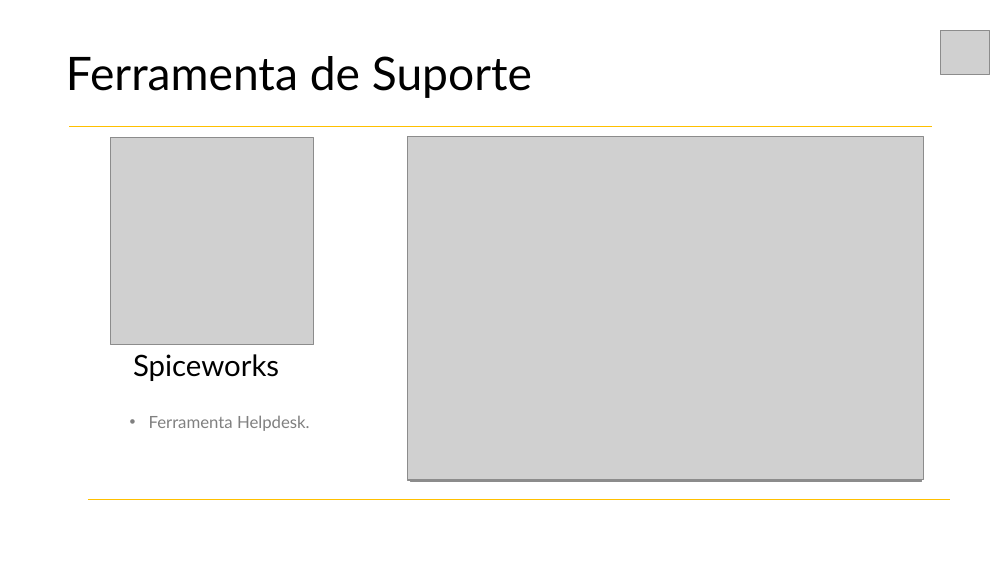
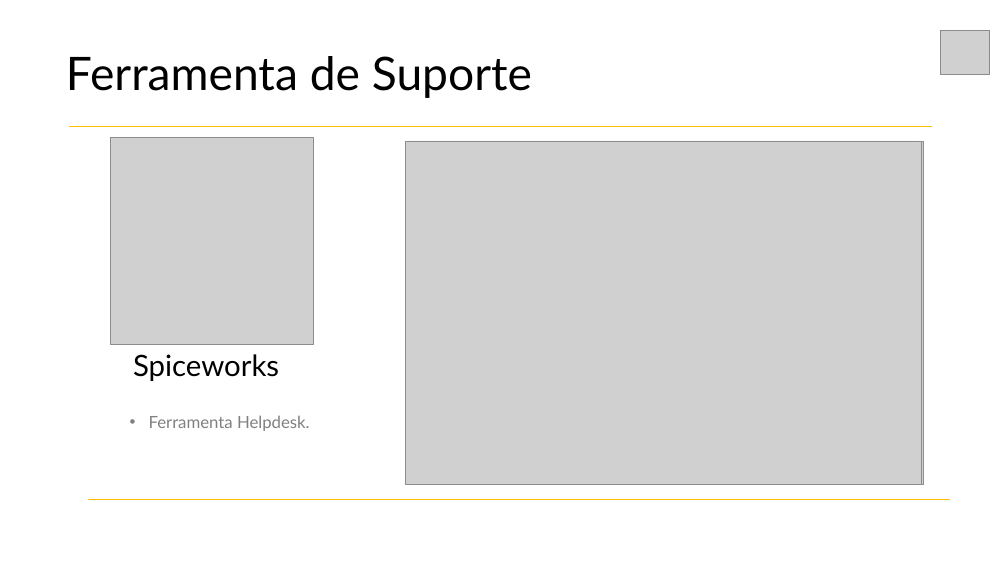
Before and after one commit to larissaSousa1998/segunda-sprint, a slide deck: slide 18 of Documentacao/Sobre o projeto/Apresentação Synergy.pptx. Drawn at 1008x567 pixels with LibreOffice and Linux fonts; fonts in the diff are those of the drawing; grey boxes stand for pictures. Boxes give left, top, right and bottom in pixels: in the first picture for what was removed or moved away, otherwise in the second. Text is boxed around its words. In the diff, an @@ line names an element or a change of style, - is before the commit and + after.

```diff
--- a/Documentacao/Sobre o projeto/Apresentação Synergy.pptx
+++ b/Documentacao/Sobre o projeto/Apresentação Synergy.pptx
@@ picture: place and size @@
-picture at bbox=[408, 137, 924, 479]
+picture at bbox=[405, 142, 922, 485]
@@ picture: place and size @@
-picture at bbox=[408, 138, 922, 481]
+picture at bbox=[408, 142, 922, 485]
@@ picture: place and size @@
-picture at bbox=[411, 137, 923, 481]
+picture at bbox=[408, 141, 920, 485]
@@ picture added at bbox=[408, 142, 924, 485] @@
@@ picture: place and size @@
-picture at bbox=[411, 137, 922, 481]
+picture at bbox=[411, 144, 922, 485]
```
Also in this commit, not shown: 1 other slide changed.
